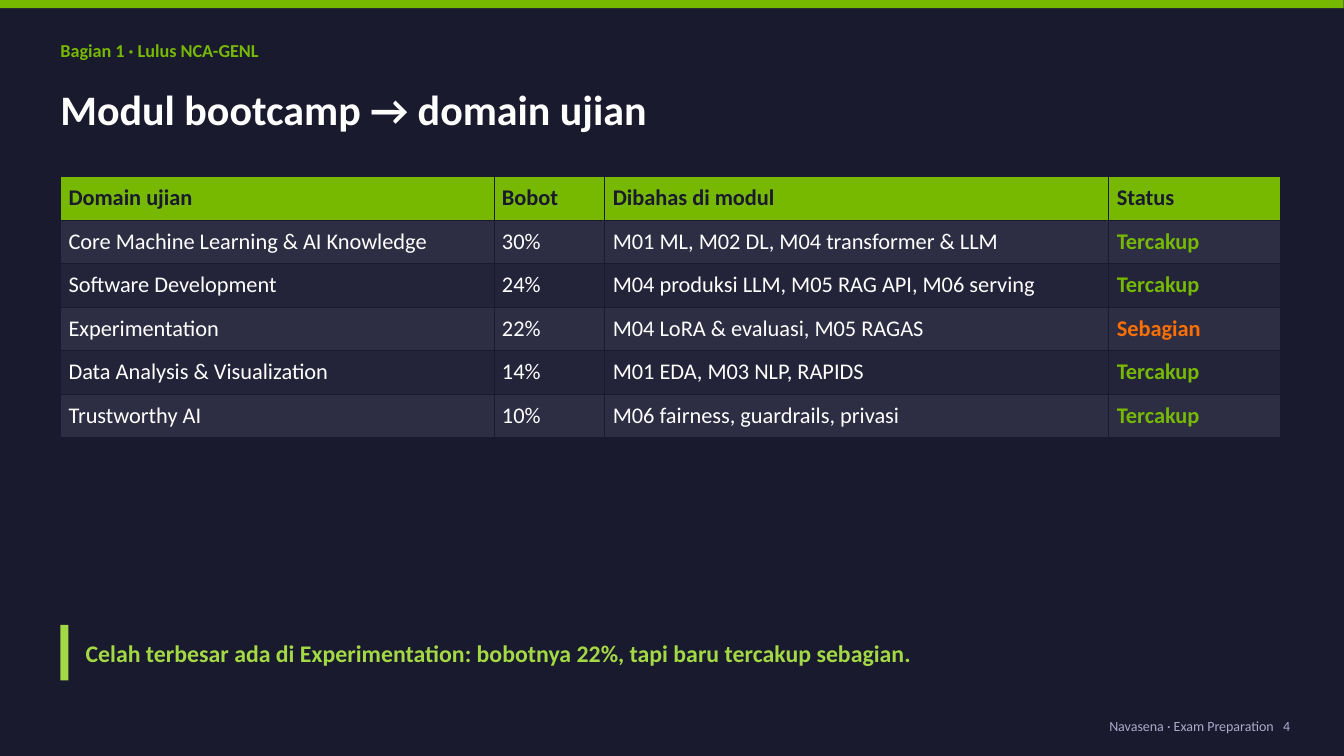
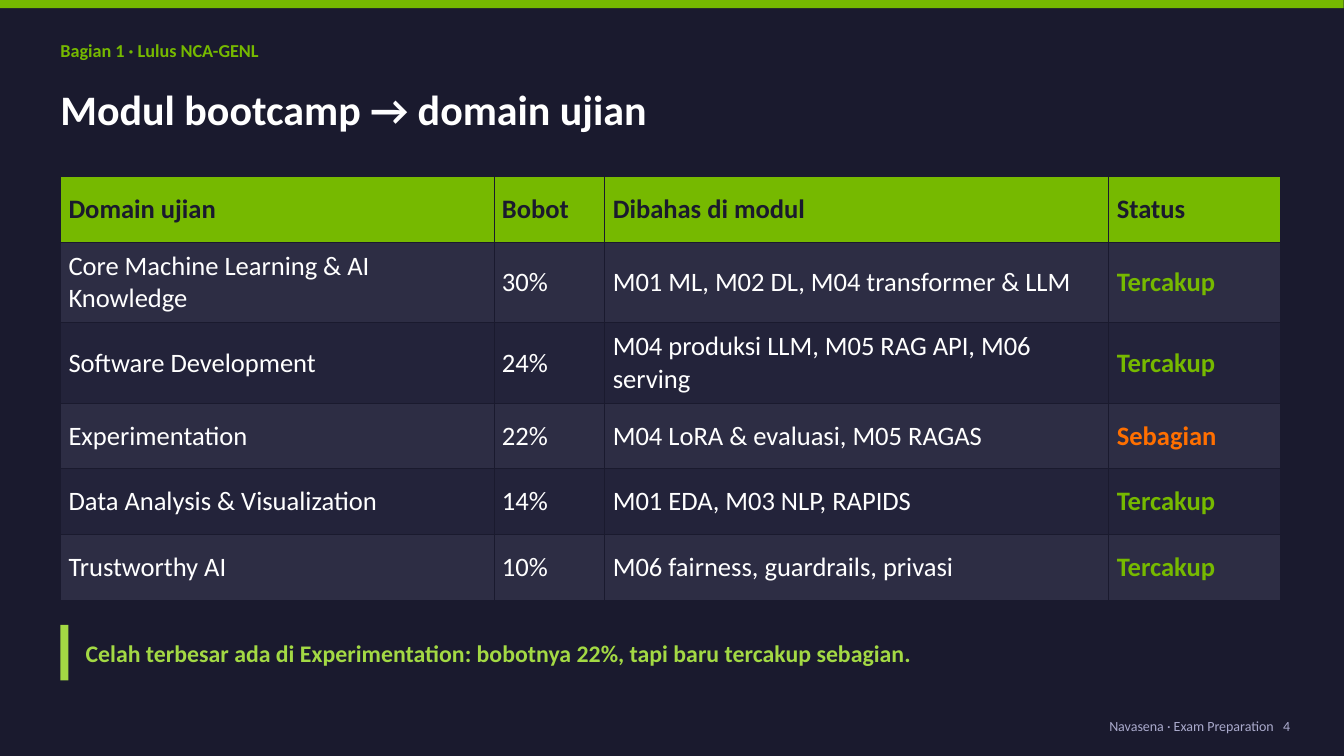
Before and after one commit to chmdznr/navasena-gen-ml-course, a slide deck: slide 4 of docs/exam_prep_slides/exam_prep.pptx. Drawn at 1344x756 pixels with LibreOffice and Linux fonts; fonts in the diff are those of the drawing. Boxes give left, top, right and bottom in pixels: in the first picture for what was removed or moved away, otherwise in the second. Text is boxed around its words. In the diff, an @@ line names an element or a change of style, - is before the commit and + after.

```diff
--- a/docs/exam_prep_slides/exam_prep.pptx
+++ b/docs/exam_prep_slides/exam_prep.pptx
@@ table at <box>60,176,1280,585</box> @@
@@ size 16 to 19 pt @@
```
Also in this commit, not shown: 4 other slides changed, 1 other file.
